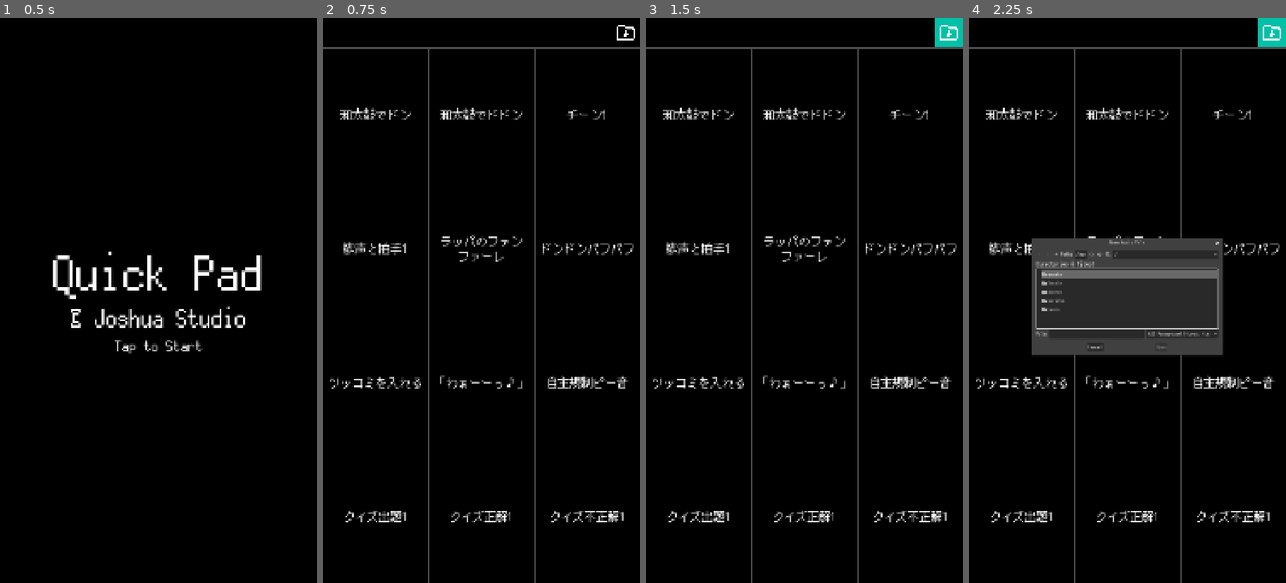
Above: before the commit, frames 1-4 (left to right).
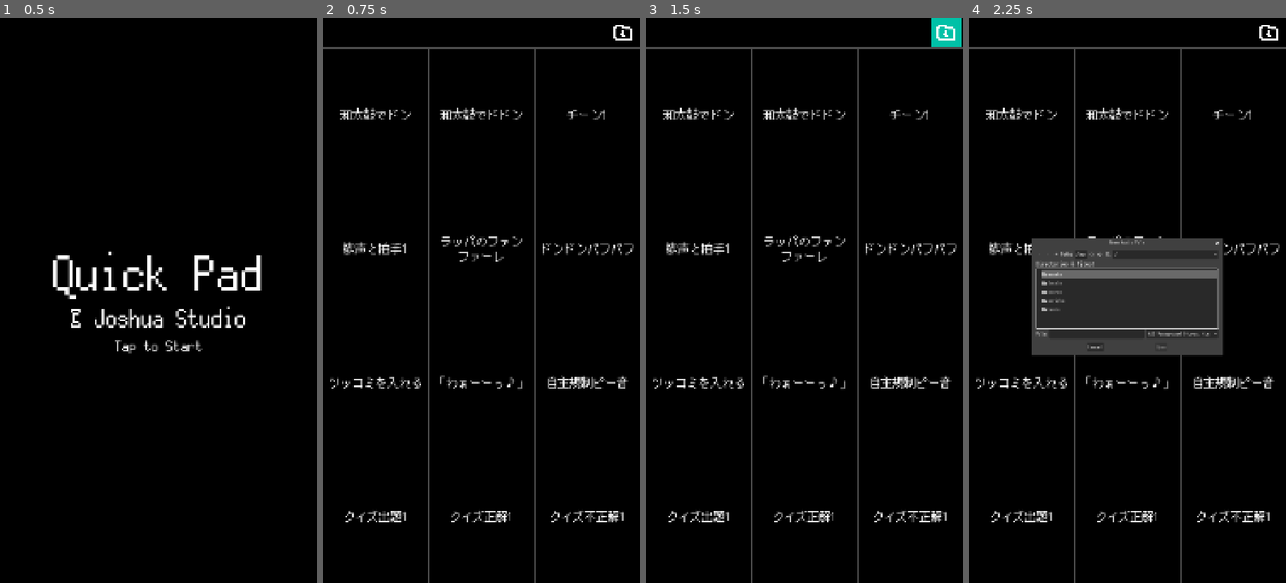
Above: after the commit, the same moments.

Repository: joshuafolkken/quick-pad
Game: Godot game, scene res://scenes/title.tscn
Two runs of this game, one before a commit and one after it. Both use one fixed random seed, a clock stepped at 60 frames per second and the inputs below. Sound files missing from this copy of the repository are replaced by a short silence.
Inputs (mouse positions are in pixels of both pictures, inside the frame that each line leads up to):
- Up to frame 1 (0.5 s): no input
- Up to frame 2 (0.75 s): click (481, 300) at 0.5 s
- Up to frame 3 (1.5 s): click (947, 34) at 1.25 s
- Up to frame 4 (2.25 s): click (1022, 114) at 2.02 s

Frame 1 is identical in both runs. In frame 2, less than 0.1% of the frame differs, in the area x 91-99%, y 1-4%; in frame 3, 0.2%; in frame 4, 0.4%, in the area x 91-100%, y 0-6%.

Commit message:
single download #57

Diff:
--- a/project.godot
+++ b/project.godot
@@ -11,7 +11,7 @@
 [application]
 
 config/name="Quick Pad"
-config/version="0.17.0"
+config/version="0.18.0"
 run/main_scene="uid://b630j6sxy1blx"
 config/features=PackedStringArray("4.4", "Forward Plus")
 config/icon="res://icon.svg"
--- a/scenes/main.gd
+++ b/scenes/main.gd
@@ -5,10 +5,11 @@
 var _input_handler: InputHandler
 
 @onready
-var _setting_button: TextureButton = $CanvasLayer/VBoxContainer/Control/HBoxContainer/SettingButton
+# gdlint:ignore = max-line-length
+var _setting_button: TextureButton = $CanvasLayer/VBoxContainer/Control/MarginContainer/HBoxContainer/SettingButton
 @onready
 # gdlint:ignore = max-line-length
-var _setting_button_color_rect: ColorRect = $CanvasLayer/VBoxContainer/Control/HBoxContainer/SettingButton/ColorRect
+var _setting_button_color_rect: ColorRect = $CanvasLayer/VBoxContainer/Control/MarginContainer/HBoxContainer/SettingButton/ColorRect
 
 
 func _ready() -> void:
@@ -29,3 +30,7 @@
 
 func is_setting_mode() -> bool:
 	return _setting_mode_manager.is_setting_mode()
+
+
+func reset_setting_mode() -> void:
+	_setting_mode_manager.reset()
--- a/scenes/main.tscn
+++ b/scenes/main.tscn
@@ -31,24 +31,29 @@
 grow_vertical = 2
 color = Color(0, 0, 0, 1)
 
-[node name="HBoxContainer" type="HBoxContainer" parent="CanvasLayer/VBoxContainer/Control"]
+[node name="MarginContainer" type="MarginContainer" parent="CanvasLayer/VBoxContainer/Control"]
 layout_mode = 1
 anchors_preset = 15
 anchor_right = 1.0
 anchor_bottom = 1.0
 grow_horizontal = 2
 grow_vertical = 2
+theme_override_constants/margin_left = 8
+theme_override_constants/margin_right = 8
 
-[node name="Control" type="Control" parent="CanvasLayer/VBoxContainer/Control/HBoxContainer"]
+[node name="HBoxContainer" type="HBoxContainer" parent="CanvasLayer/VBoxContainer/Control/MarginContainer"]
+layout_mode = 2
+
+[node name="Control" type="Control" parent="CanvasLayer/VBoxContainer/Control/MarginContainer/HBoxContainer"]
 layout_mode = 2
 size_flags_horizontal = 3
 
-[node name="SettingButton" type="TextureButton" parent="CanvasLayer/VBoxContainer/Control/HBoxContainer"]
+[node name="SettingButton" type="TextureButton" parent="CanvasLayer/VBoxContainer/Control/MarginContainer/HBoxContainer"]
 custom_minimum_size = Vector2(100, 0)
 layout_mode = 2
 toggle_mode = true
 
-[node name="ColorRect" type="ColorRect" parent="CanvasLayer/VBoxContainer/Control/HBoxContainer/SettingButton"]
+[node name="ColorRect" type="ColorRect" parent="CanvasLayer/VBoxContainer/Control/MarginContainer/HBoxContainer/SettingButton"]
 layout_mode = 1
 anchors_preset = 15
 anchor_right = 1.0
@@ -57,7 +62,7 @@
 grow_vertical = 2
 color = Color(0, 0, 0, 1)
 
-[node name="MarginContainer" type="MarginContainer" parent="CanvasLayer/VBoxContainer/Control/HBoxContainer/SettingButton"]
+[node name="MarginContainer" type="MarginContainer" parent="CanvasLayer/VBoxContainer/Control/MarginContainer/HBoxContainer/SettingButton"]
 layout_mode = 1
 anchors_preset = 15
 anchor_right = 1.0
@@ -69,7 +74,7 @@
 theme_override_constants/margin_right = 12
 theme_override_constants/margin_bottom = 12
 
-[node name="TextureRect" type="TextureRect" parent="CanvasLayer/VBoxContainer/Control/HBoxContainer/SettingButton/MarginContainer"]
+[node name="TextureRect" type="TextureRect" parent="CanvasLayer/VBoxContainer/Control/MarginContainer/HBoxContainer/SettingButton/MarginContainer"]
 layout_mode = 2
 texture = ExtResource("2_jyhfs")
 expand_mode = 1
@@ -87,4 +92,4 @@
 [node name="Row3" parent="CanvasLayer/VBoxContainer" instance=ExtResource("2_sugp2")]
 layout_mode = 2
 
-[connection signal="toggled" from="CanvasLayer/VBoxContainer/Control/HBoxContainer/SettingButton" to="." method="_on_setting_button_toggled"]
+[connection signal="toggled" from="CanvasLayer/VBoxContainer/Control/MarginContainer/HBoxContainer/SettingButton" to="." method="_on_setting_button_toggled"]
--- a/scripts/pad/pad_interaction_handler.gd
+++ b/scripts/pad/pad_interaction_handler.gd
@@ -33,6 +33,8 @@
 	else:
 		file_dialog.popup_centered()
 
+	reset_setting_mode()
+
 
 func handle_file_dialog_selection(path: String) -> void:
 	_pad_controller.handle_file_drop(path)
@@ -46,3 +48,8 @@
 func _get_main_scene() -> Main:
 	var scene_tree: SceneTree = Engine.get_main_loop()
 	return scene_tree.get_current_scene()
+
+
+func reset_setting_mode() -> void:
+	var main: Main = _get_main_scene()
+	main.reset_setting_mode()
--- a/scripts/settings/setting_mode_manager.gd
+++ b/scripts/settings/setting_mode_manager.gd
@@ -23,3 +23,7 @@
 
 func get_setting_button() -> TextureButton:
 	return _setting_button
+
+
+func reset() -> void:
+	_setting_button.button_pressed = false
